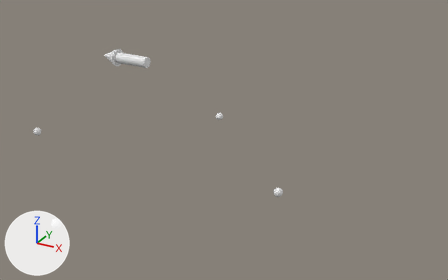
An edit to the Blender file assets/blender/armature_with_empty_objects.blend, drawn before and after from the same camera.
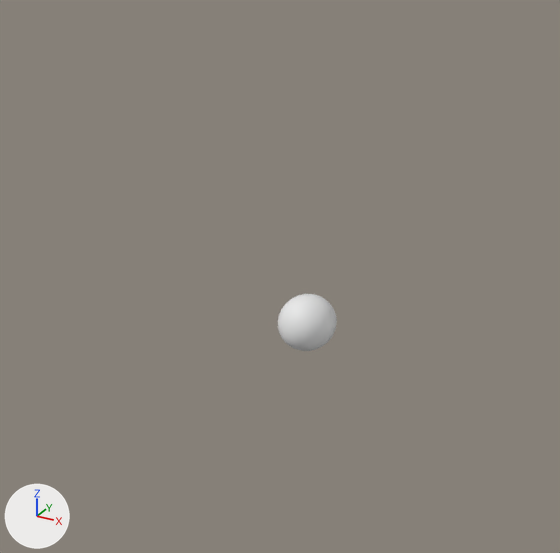
The first picture shows the older version from a 50 mm lens placed at (20.4, -26.6, 15.7), pointed at (5.4, 0.6, 2.1). The close-ups show the older and then the newer version on the part from 0% to 23% of the width and 59% to 95% of the height of that picture. Only the edits that show in the close-ups are written down. Lighting does not change. The marker at lower left points along +X, +Y and +Z.

In view in the first close-up: 'SphereW'.
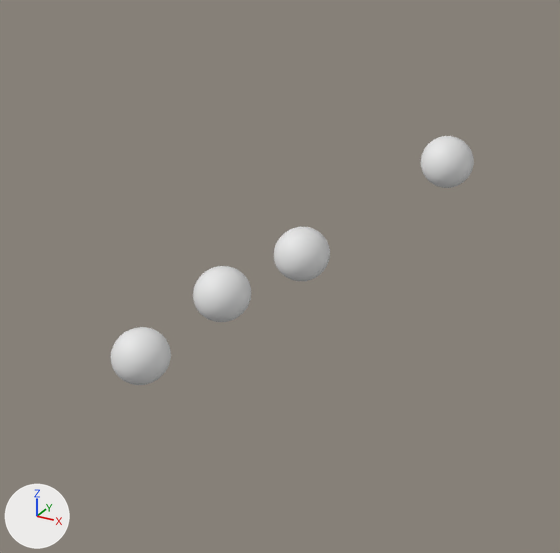
Boxes (x1, y1, x2, y2) around the edits, measured in the close-ups (560 x 553 px):
'SphereW', moved
    before: (278, 294, 337, 351)
    after: (193, 266, 251, 322)
'Sphere.014', added
    after: (111, 327, 171, 385)
'Sphere.010', added
    after: (274, 227, 330, 281)
'Sphere.011', added
    after: (421, 136, 474, 188)

What changed in the scene script:
```text
Add me_sphere_019:
    me_sphere_019.from_pydata(...)  # a UV sphere (32 segments, 16 rings, poles along z) spanning x -1.0..1.0, y -1.0..1.0, z -1.0..1.0
    me_sphere_019.polygons.foreach_set('use_smooth', [True] * 512)
Change ob_spherew:
    ob_spherew.location: (1.0, -8.0, 0.1) -> (0.0, -8.0, 0.1)
Add ob_sphere_014:
    ob_sphere_014 = bpy.data.objects.new('Sphere.014', me_sphere_019)
    ob_sphere_014.location = (0.0, -9.0, 0.0)
    ob_sphere_014.rotation_euler = (-0.729, 0.0, 0.0)  # degrees (-42, 0, 0)
    ob_sphere_014.scale = (0.25, 0.25, 0.25)
Add ob_sphere_011:
    ob_sphere_011 = bpy.data.objects.new('Sphere.011', me_sphere_019.copy())
    ob_sphere_011.location = (0.0, -5.0, 0.0)
    ob_sphere_011.rotation_euler = (0.118, 0.0, 0.0)  # degrees (6.8, 0, 0)
    ob_sphere_011.scale = (0.25, 0.25, 0.25)
Add ob_sphere_010:
    ob_sphere_010 = bpy.data.objects.new('Sphere.010', me_sphere_019.copy())
    ob_sphere_010.location = (0.0, -7.0, 0.0)
    ob_sphere_010.rotation_euler = (0.118, 0.0, 0.0)  # degrees (6.8, 0, 0)
    ob_sphere_010.scale = (0.25, 0.25, 0.25)
```
